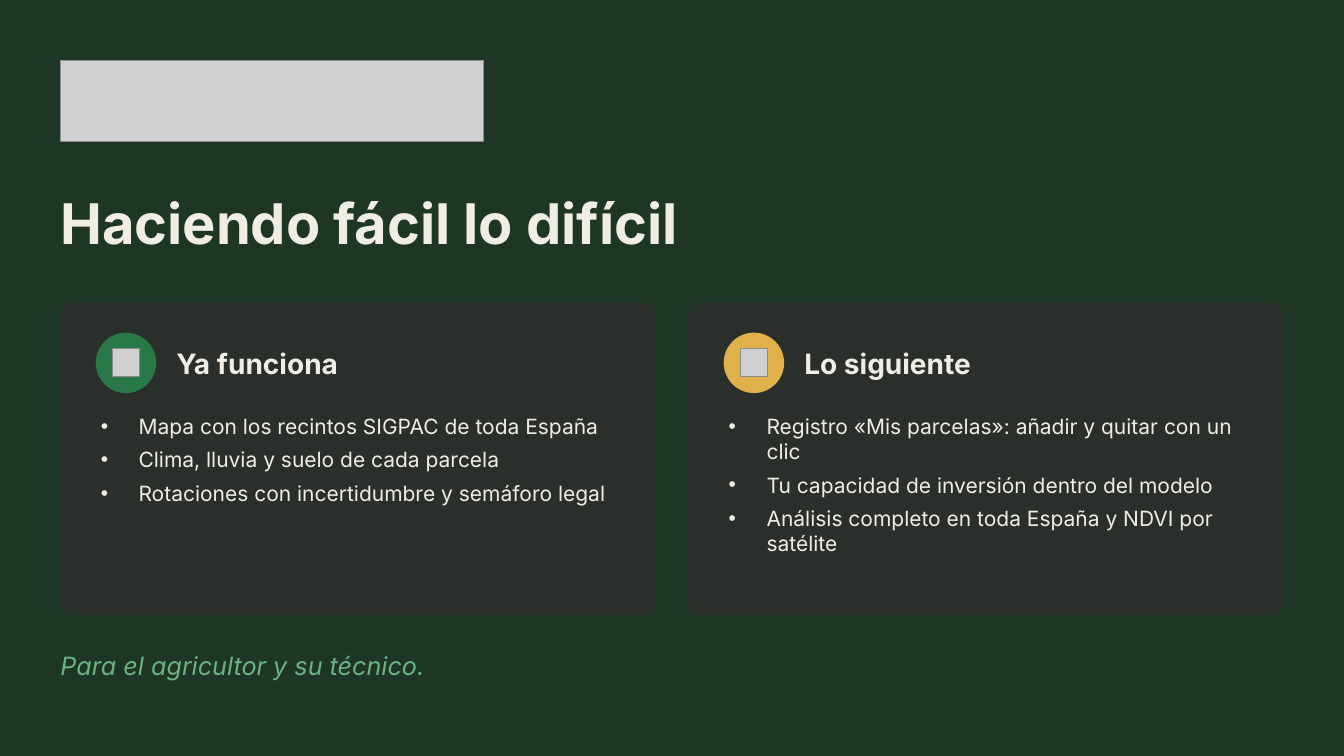
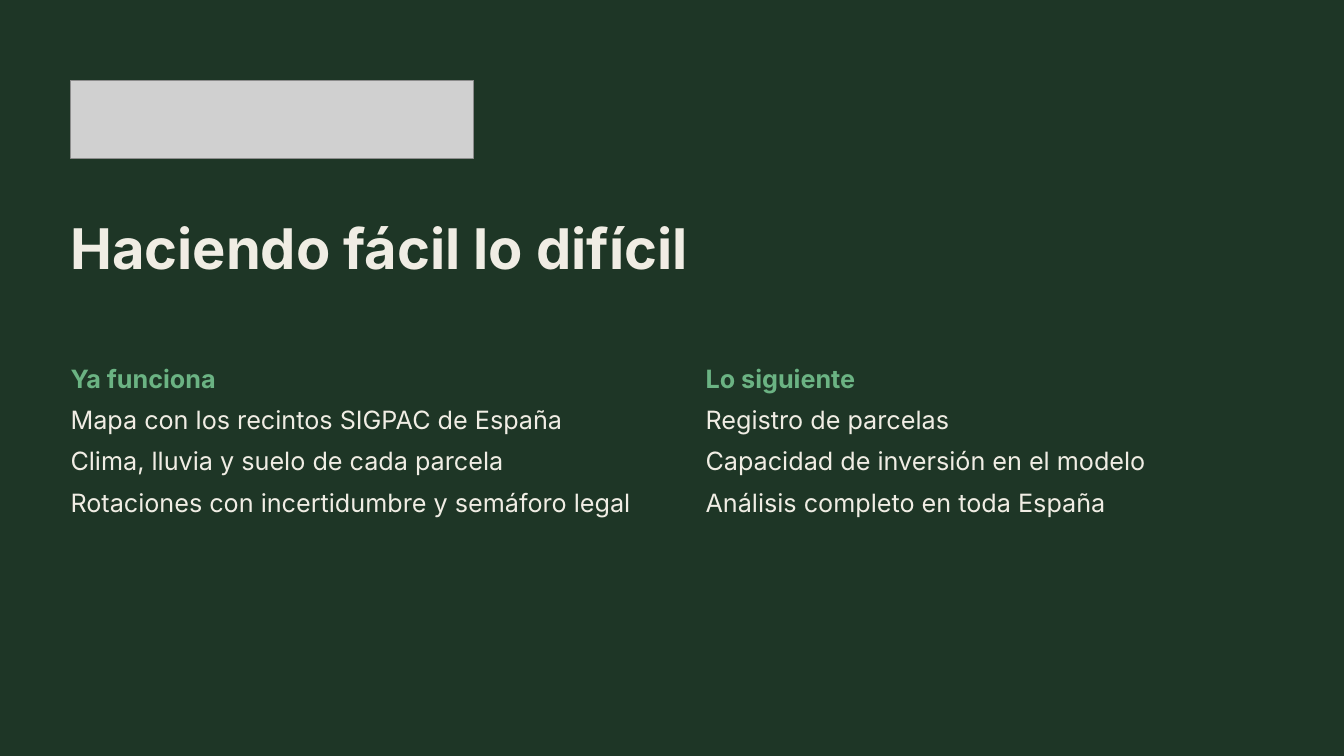
Before and after one commit to Enrikkk/NasaSpaceApps, a slide deck: slide 6 of submission/presentacion/agrockham-presentacion.pptx. Drawn at 1344x756 pixels with LibreOffice and Linux fonts; fonts in the diff are those of the drawing; grey boxes stand for pictures. Boxes give left, top, right and bottom in pixels: in the first picture for what was removed or moved away, otherwise in the second. Text is boxed around its words. In the diff, an @@ line names an element or a change of style, - is before the commit and + after.

Commit message:
submission: simpler presentation design (brand colours only, no icons/cards; real Eurostat price chart)

```diff
--- a/submission/presentacion/agrockham-presentacion.pptx
+++ b/submission/presentacion/agrockham-presentacion.pptx
@@ picture: place and size @@
-picture at <box>60,60,484,142</box>
+picture at <box>71,81,474,158</box>
@@ title "Haciendo fácil lo difícil": place and size @@
-title "Haciendo fácil lo difícil" at <box>60,201,677,245</box>
+title "Haciendo fácil lo difícil" at <box>71,226,687,270</box>
@@ rounded rectangle removed at <box>60,302,655,615</box> @@
@@ rounded rectangle removed at <box>689,302,1284,615</box> @@
@@ ellipse removed at <box>96,333,156,393</box> @@
@@ picture removed at <box>112,349,140,377</box> @@
@@ text removed at <box>176,352,338,375</box> @@
-Ya funciona
@@ ellipse removed at <box>724,333,784,393</box> @@
@@ picture removed at <box>740,349,768,377</box> @@
@@ text removed at <box>804,352,971,380</box> @@
-Lo siguiente
@@ text at <box>71,369,562,434</box>: text changed; size 15 to 18 pt @@
-• Mapa con los recintos SIGPAC de toda España
+Ya funciona
+Mapa con los recintos SIGPAC de España
@@ text "Ya funciona": place and size @@
-text "Ya funciona" at <box>139,418,605,506</box>
+text "Ya funciona" at <box>71,369,630,517</box>
@@ text at <box>706,369,1145,517</box>: text changed; size 15 to 18 pt @@
-• Registro «Mis parcelas»: añadir y quitar con un clic
-• Tu capacidad de inversión dentro del modelo
-• Análisis completo en toda España y NDVI por satélite
+Lo siguiente
+Registro de parcelas
+Capacidad de inversión en el modelo
+Análisis completo en toda España
@@ text at <box>71,451,630,517</box>: size 15 to 18 pt in "Clima, lluvia y suelo de cada parcela", "Rotaciones con incertidumbre y semáforo legal"; bullet • to none; more space between paragraphs @@
@@ text removed at <box>60,656,425,680</box> @@
-Para el agricultor y su técnico.
```
Also in this commit, not shown: 5 other slides changed, 2 other files.
